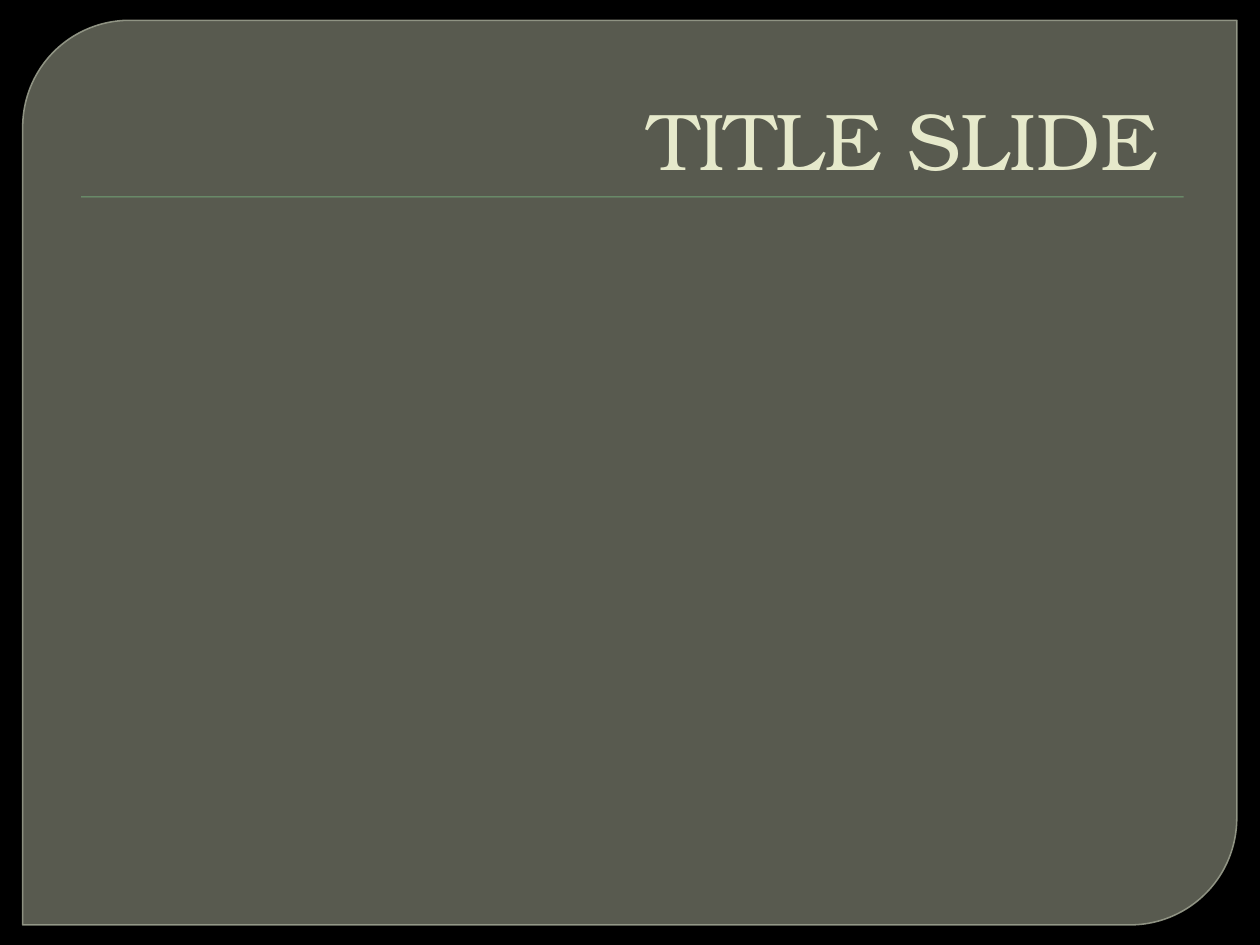
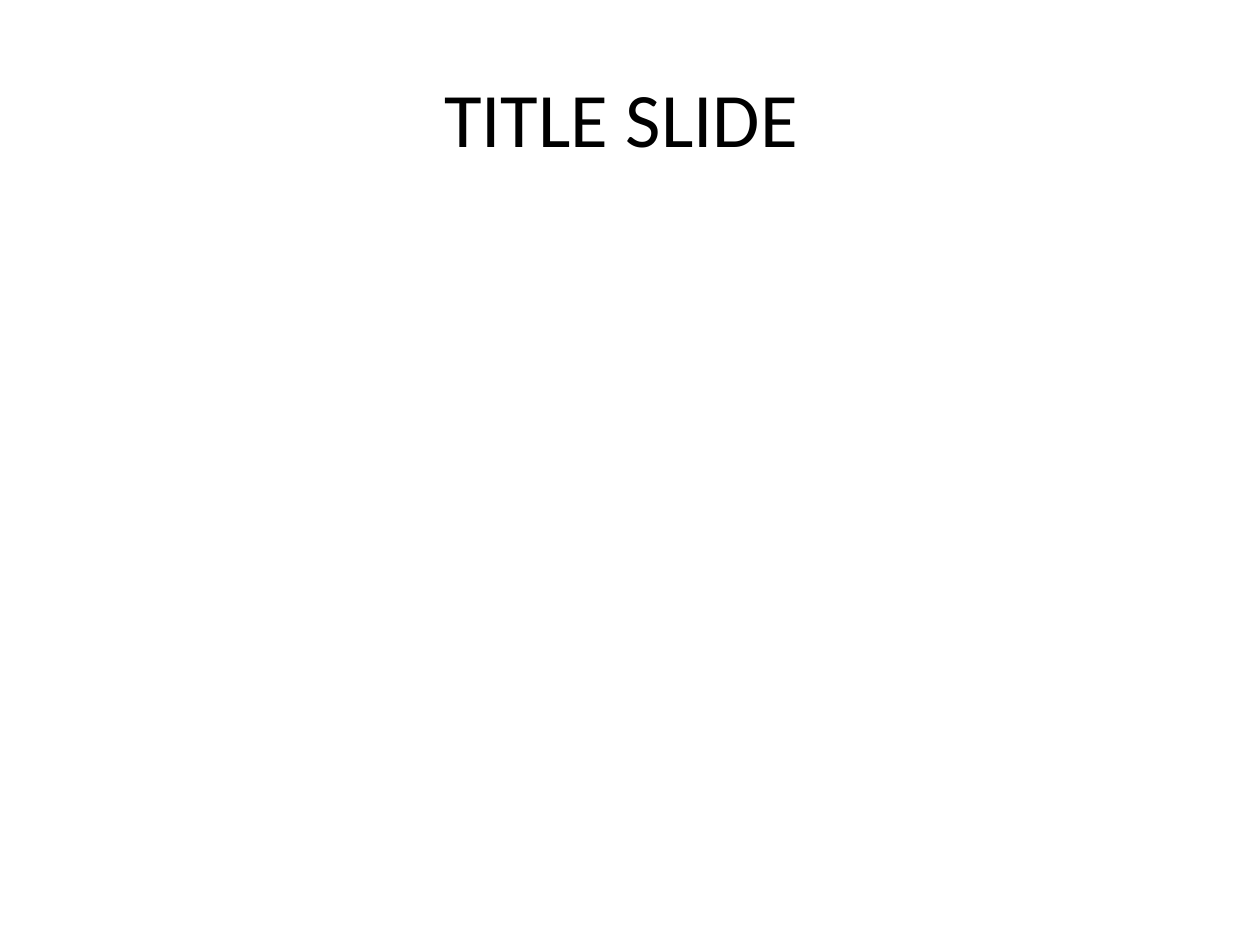
Before and after one commit to bhavyp2311/DBMS, a slide deck: slide 1 of DS/DS_PPT.pptx. Drawn at 1260x945 pixels with LibreOffice and Linux fonts; fonts in the diff are those of the drawing; background and template pictures are left out. Boxes give left, top, right and bottom in pixels: in the first picture for what was removed or moved away, otherwise in the second. Text is boxed around its words. In the diff, an @@ line names an element or a change of style, - is before the commit and + after.

```diff
--- a/DS/DS_PPT.pptx
+++ b/DS/DS_PPT.pptx
@@ background picture (left out) to #FFFFFF @@
@@ round diag rect removed at box(23, 20, 1237, 925) @@
@@ title "TITLE SLIDE" at box(444, 97, 798, 148): size 46 to 44 pt, font TeX Gyre Bonum to Calibri, text colour #E7EACB to #000000; alignment right to centre; indent changed; vertical alignment bottom to middle @@
@@ rectangle removed at box(81, 197, 1183, 198) @@
```
Also in this commit, not shown: 4 other slides changed, 2 slides added, 1 slide removed, 17 other files.
